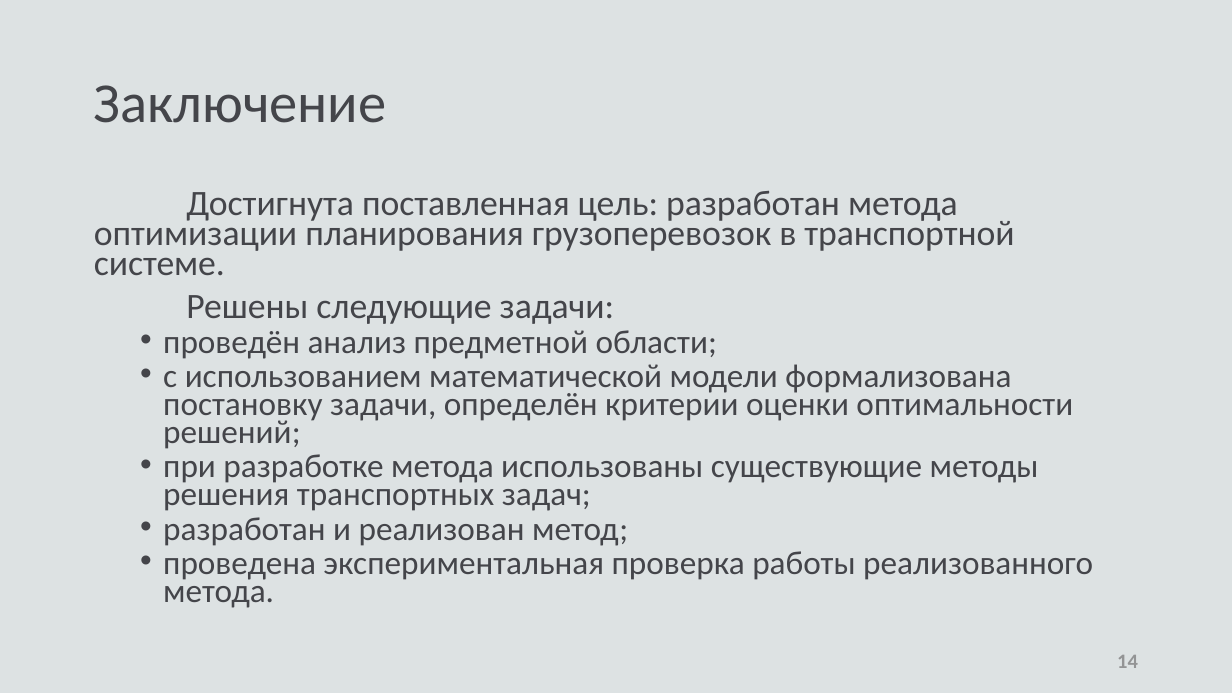
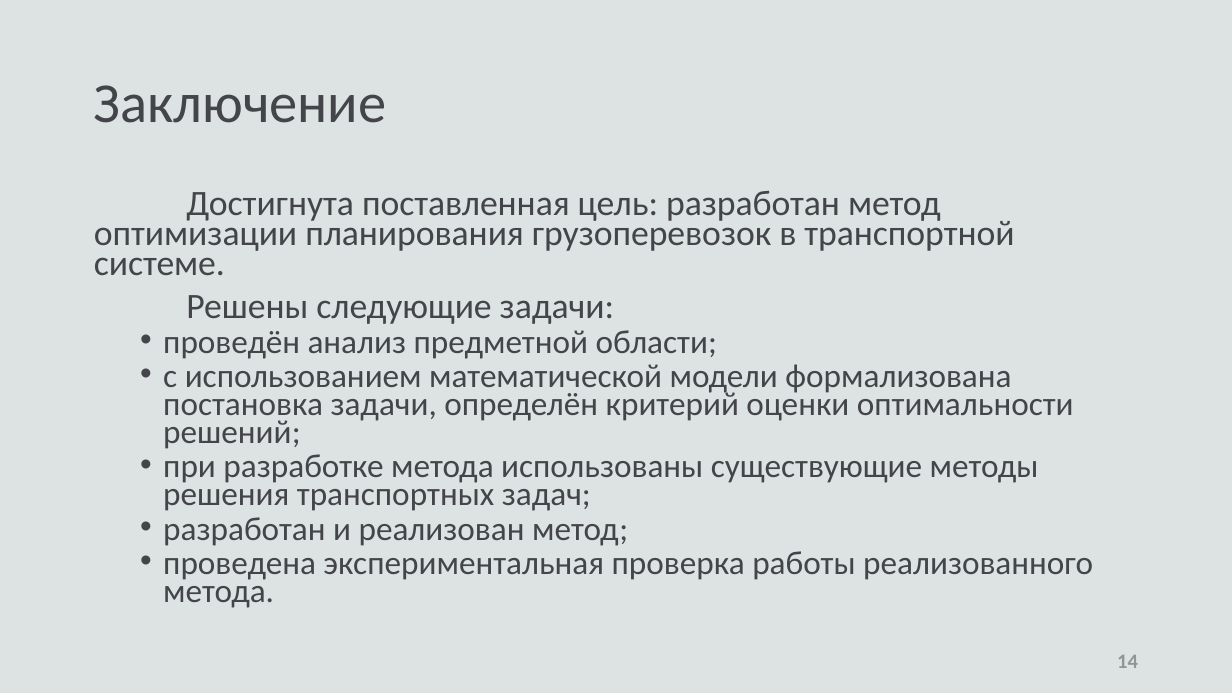
Before and after one commit to fairay/BachelorDiploma, a slide deck: slide 14 of presentation.pptx. Drawn at 1232x693 pixels with LibreOffice and Linux fonts; fonts in the diff are those of the drawing. Boxes give left, top, right and bottom in pixels: in the first picture for what was removed or moved away, otherwise in the second. Text is boxed around its words. In the diff, an @@ line names an element or a change of style, - is before the commit and + after.

```diff
--- a/presentation.pptx
+++ b/presentation.pptx
@@ text at [94,191,1014,275]: text changed @@
-Достигнута поставленная цель: разработан метода оптимизации планирования грузоперевозок в транспортной системе.
+Достигнута поставленная цель: разработан метод оптимизации планирования грузоперевозок в транспортной системе.
@@ text at [163,364,1074,449]: text changed @@
-  • с использованием математической модели формализована постановку задачи, определён критерии оценки оптимальности решений;
+  • с использованием математической модели формализована постановка задачи, определён критерий оценки оптимальности решений;
```
Also in this commit, not shown: 1 other slide changed, 14 other files.
